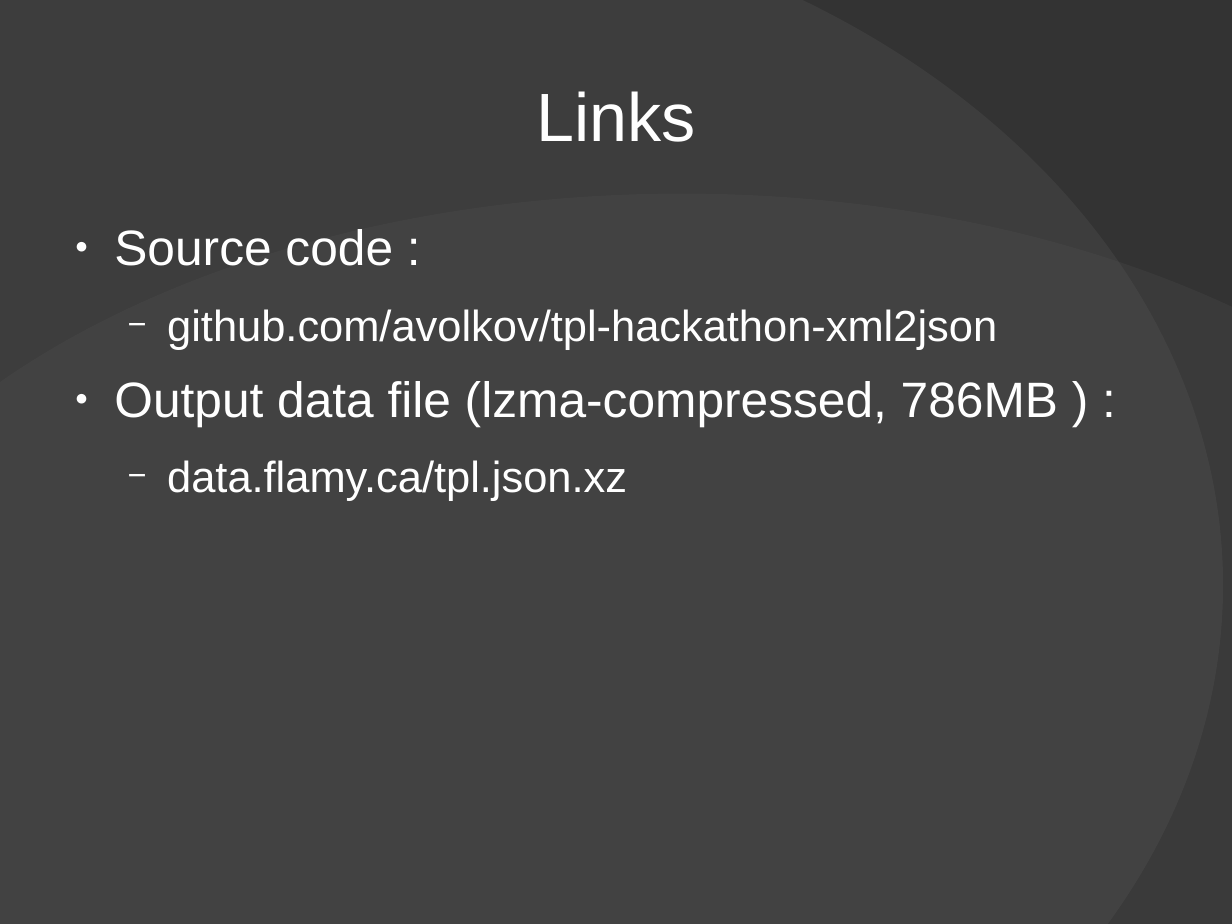
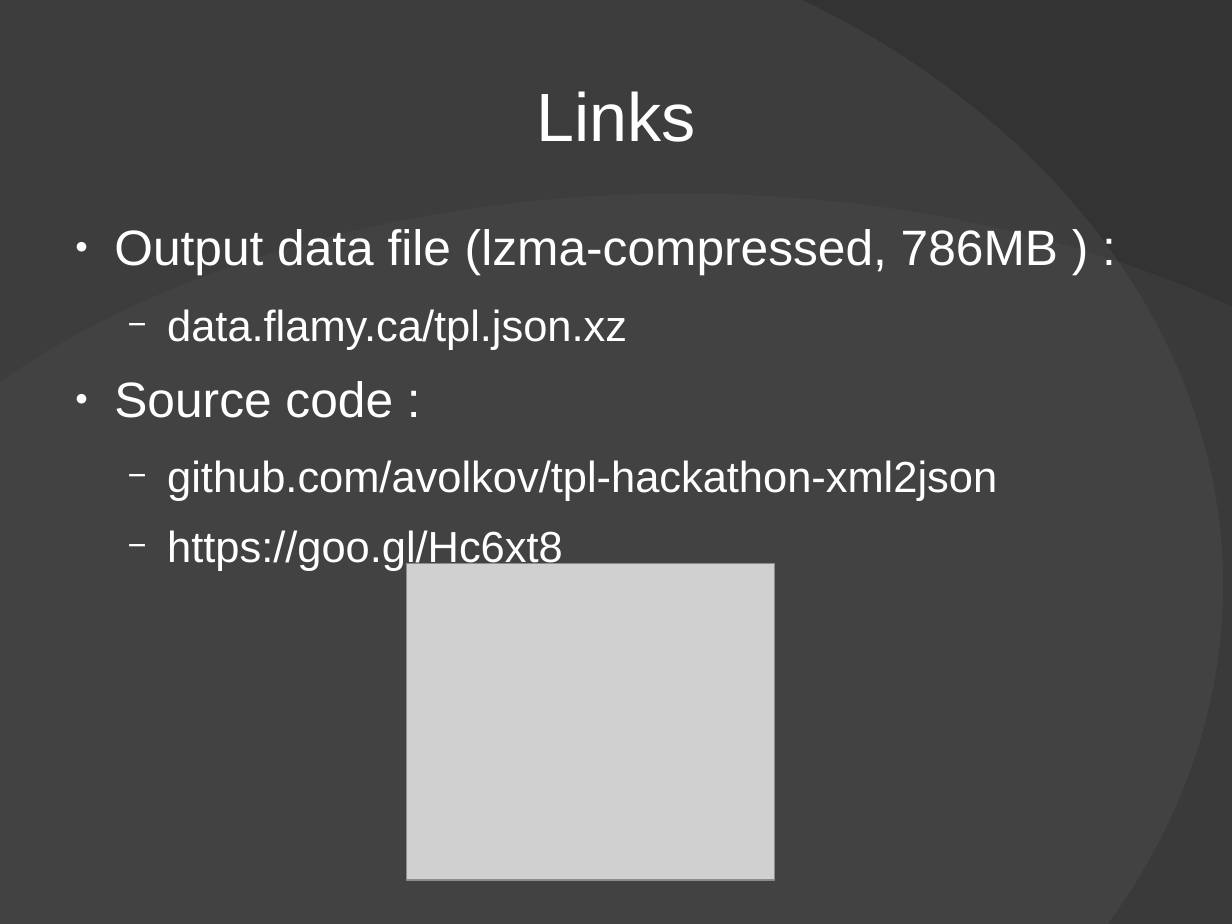
Before and after one commit to avolkov/tpl-hackathon-xml2json, a slide deck: slide 10 of documentation/TPL_Hackathon_presentation.odp. Drawn at 1232x924 pixels with LibreOffice and Linux fonts; fonts in the diff are those of the drawing; grey boxes stand for pictures; background and template pictures are left out. Boxes give left, top, right and bottom in pixels: in the first picture for what was removed or moved away, otherwise in the second. Text is boxed around its words. In the diff, an @@ line names an element or a change of style, - is before the commit and + after.

```diff
--- a/documentation/TPL_Hackathon_presentation.odp
+++ b/documentation/TPL_Hackathon_presentation.odp
@@ text at (x1=114, y1=229, x2=1058, y2=350): paragraphs added @@
+● Output data file (lzma-compressed, 786MB ) :
+  − data.flamy.ca/tpl.json.xz
@@ text at (x1=167, y1=530, x2=563, y2=571): text changed; size 32 to 28 pt @@
-● Output data file (lzma-compressed, 786MB ) :
-  − data.flamy.ca/tpl.json.xz
+  − https://goo.gl/Hc6xt8
@@ picture added at (x1=406, y1=563, x2=774, y2=880) @@
```
Also in this commit, not shown: 2 other slides changed.
